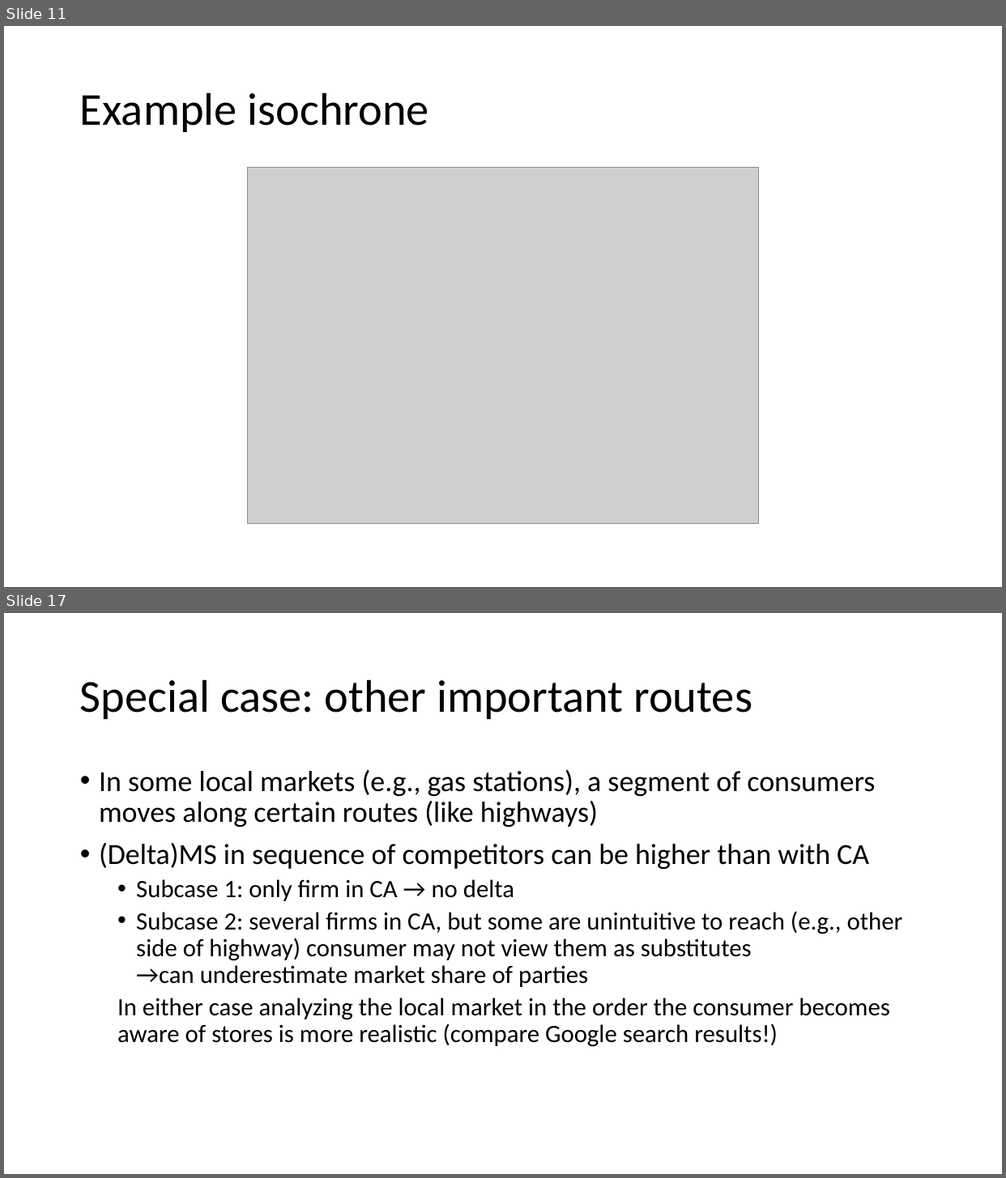
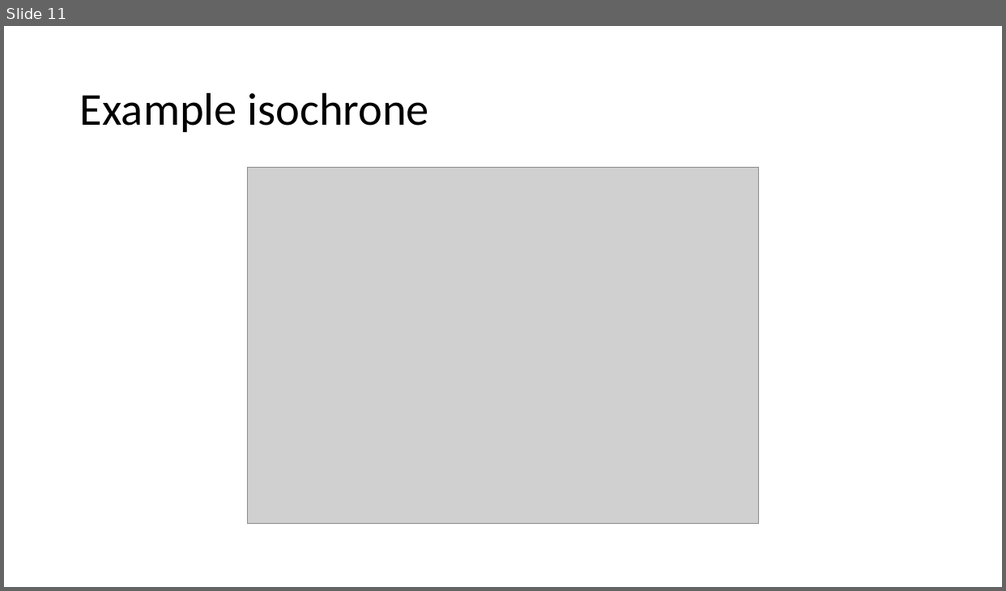
Before and after one commit to moritz-schwarz/website, a slide deck: resources/slides.pptx. Shown one above the other, each under a label of ours: slides 11 and 17 before the commit, slide 11 after it; the slides between them are not shown. The pictures are 1006x1178 and 1006x591 pixels, drawn with LibreOffice and Linux fonts; fonts in the diff are those of the drawing; grey boxes stand for pictures. Boxes give left, top, right and bottom in pixels: in the first picture for what was removed or moved away, otherwise in the second. Text is boxed around its words. In the diff, an @@ line names an element or a change of style, - is before the commit and + after.

```diff
--- a/resources/slides.pptx
+++ b/resources/slides.pptx
@@ slide 17 removed at [4, 613, 1002, 1174], background #FFFFFF @@
@@ title removed at [80, 679, 752, 719] @@
-Special case: other important routes
@@ text removed at [99, 770, 903, 1047] @@
-• In some local markets (e.g., gas stations), a segment of consumers moves along certain routes (like highways)
-• (Delta)MS in sequence of competitors can be higher than with CA
-  • Subcase 1: only firm in CA → no delta
-  • Subcase 2: several firms in CA, but some are unintuitive to reach (e.g., other side of highway) consumer may not view them as substitutes
-    →can underestimate market share of parties
-  In either case analyzing the local market in the order the consumer becomes aware of stores is more realistic (compare Google search results!)
```
Also in this commit, not shown: 15 slides changed, 6 other slides removed, 1 other file.
